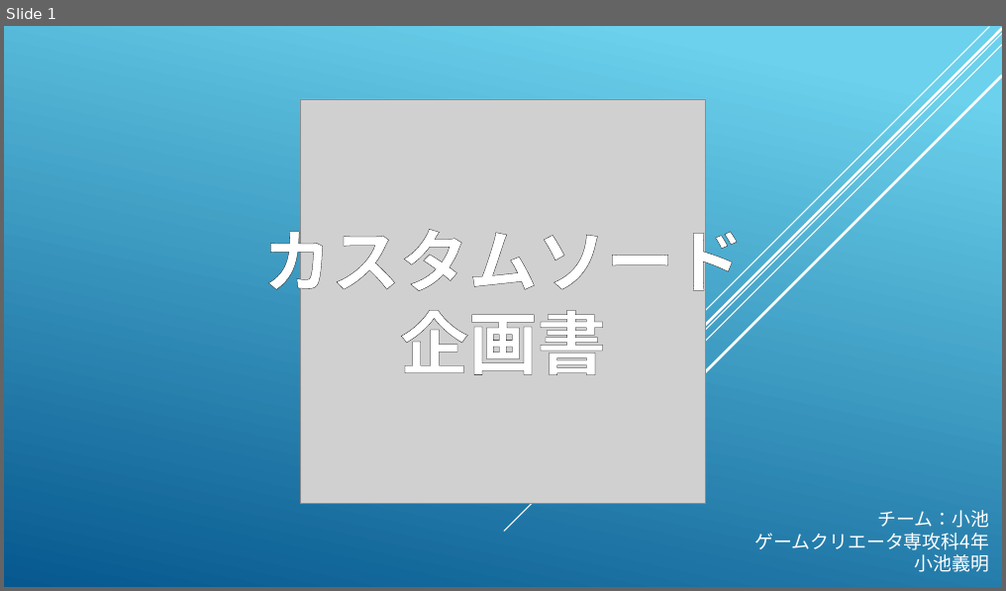
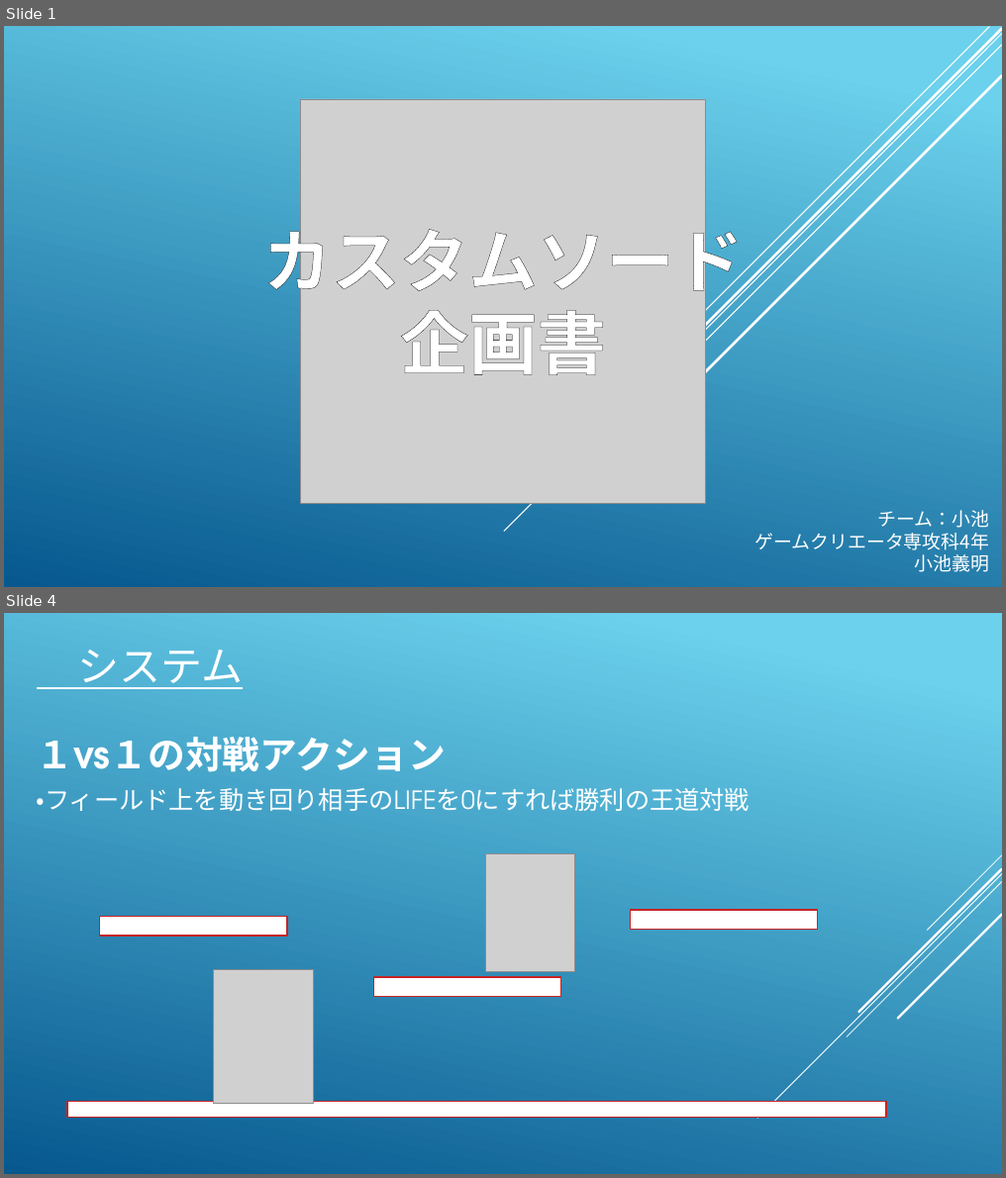
Before and after one commit to koike0723/Aso2020Winter, a slide deck: 企画書.pptx. Shown one above the other, each under a label of ours: slide 1 before the commit, slides 1 and 4 after it; the slides between them are not shown. The pictures are 1006x591 and 1006x1178 pixels, drawn with LibreOffice and Linux fonts; fonts in the diff are those of the drawing; grey boxes stand for pictures. Boxes give left, top, right and bottom in pixels: in the first picture for what was removed or moved away, otherwise in the second. Text is boxed around its words. In the diff, an @@ line names an element or a change of style, - is before the commit and + after.

Commit message:
走りモーションの作成 企画書の更新

```diff
--- a/企画書.pptx
+++ b/企画書.pptx
@@ slide 4 added at (4, 613, 1002, 1174), background gradient #6ED2EB to #06588E @@
@@ text added at (78, 650, 244, 689), 40 pt, text #FFFFFF, underline @@
+システム
@@ text added at (37, 737, 446, 772), 36 pt, text #FFFFFF, bold @@
+１vs１の対戦アクション
@@ text added at (37, 788, 750, 811), 24 pt, text #FFFFFF @@
+・フィールド上を動き回り相手のLIFEを0にすれば勝利の王道対戦
@@ picture added at (485, 854, 574, 972) @@
@@ rectangle added at (100, 916, 288, 936), fill #FFFFFF, outline #C62324 1.25 pt @@
@@ rectangle added at (630, 910, 818, 930), fill #FFFFFF, outline #C62324 1.25 pt @@
@@ group added at (757, 856, 1002, 1118): 5 lines @@
@@ picture added at (213, 970, 313, 1104) @@
@@ rectangle added at (374, 977, 561, 997), fill #FFFFFF, outline #C62324 1.25 pt @@
@@ rectangle added at (67, 1102, 887, 1118), fill #FFFFFF, outline #C62324 1.25 pt @@
```
Also in this commit, not shown: 7 slides changed, 11 other slides added, 12 slides removed, 6 other files.
